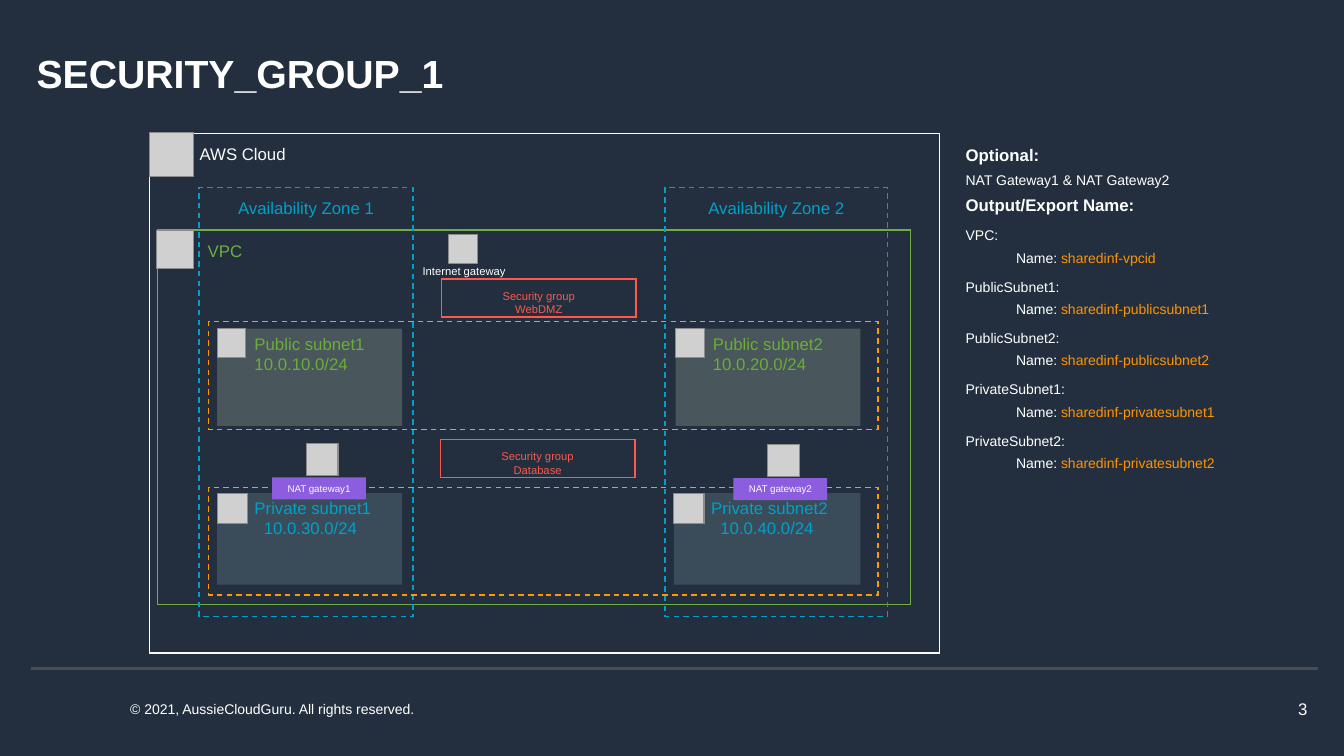
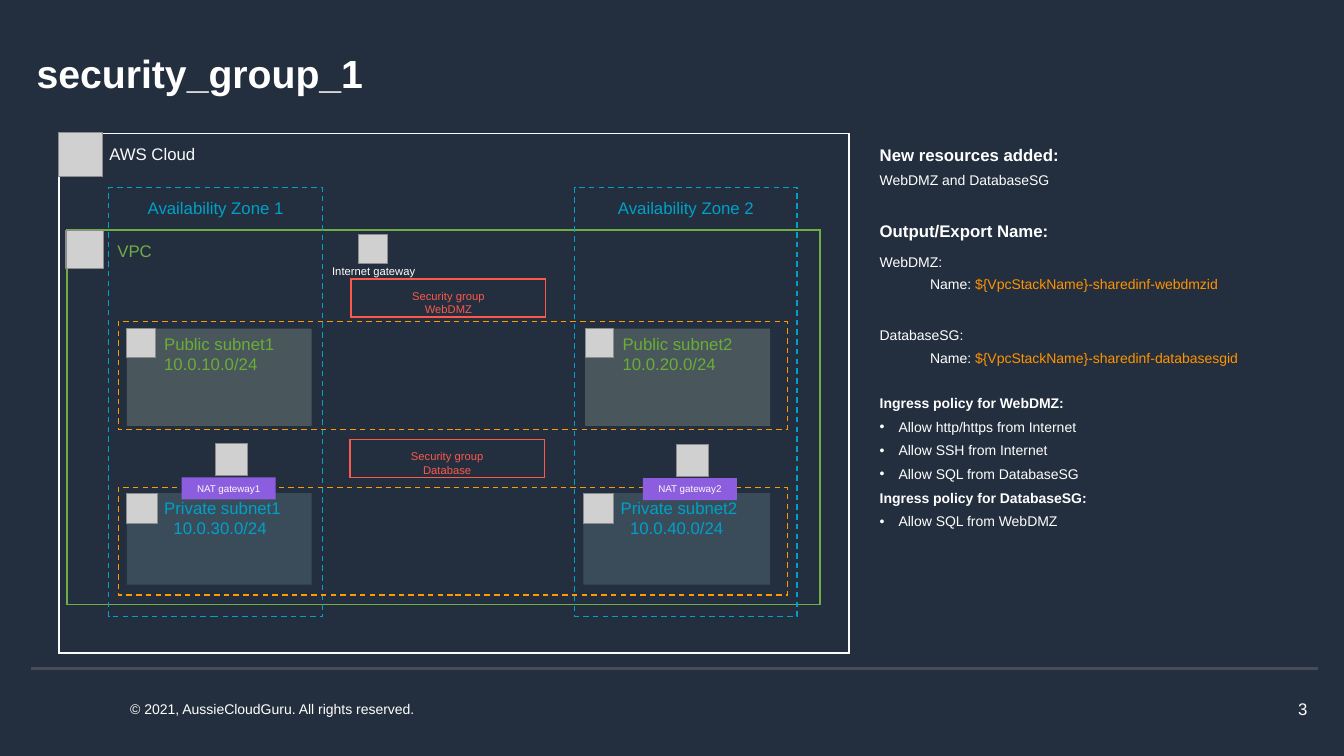
Before and after one commit to andy-pham-aussiecloudguru/myCloudFormation, a slide deck: slide 3 of Infrastructure/Network_Architect.pptx. Drawn at 1344x756 pixels with LibreOffice and Linux fonts; fonts in the diff are those of the drawing; grey boxes stand for pictures; background and template pictures are left out. Boxes give left, top, right and bottom in pixels: in the first picture for what was removed or moved away, otherwise in the second. Text is boxed around its words. In the diff, an @@ line names an element or a change of style, - is before the commit and + after.

```diff
--- a/Infrastructure/Network_Architect.pptx
+++ b/Infrastructure/Network_Architect.pptx
@@ title at [37,59,363,96]: text changed @@
-SECURITY_GROUP_1
+security_group_1
@@ text "New resources added:": place and size @@
-text "New resources added:" at [966,149,1215,471]
+text "New resources added:" at [880,149,1238,529]
@@ text at [880,149,1059,185]: text changed @@
-Optional:
-NAT Gateway1 & NAT Gateway2
+New resources added:
+WebDMZ and DatabaseSG
@@ text at [880,257,1238,529]: text changed; text colour #FF9300 to #FFFFFF @@
-VPC:
-  Name: sharedinf-vpcid
-PublicSubnet1:
-  Name: sharedinf-publicsubnet1
-PublicSubnet2:
-  Name: sharedinf-publicsubnet2
-PrivateSubnet1:
-  Name: sharedinf-privatesubnet1
-PrivateSubnet2:
-  Name: sharedinf-privatesubnet2
+WebDMZ:
+  Name: ${VpcStackName}-sharedinf-webdmzid
+DatabaseSG:
+  Name: ${VpcStackName}-sharedinf-databasesgid
+Ingress policy for WebDMZ:
+• Allow http/https from Internet
+• Allow SSH from Internet
+• Allow SQL from DatabaseSG
+Ingress policy for DatabaseSG:
+• Allow SQL from WebDMZ
@@ 14 rectangles, 9 pictures, 1 text: place and size @@
-14 rectangles, 9 pictures, 1 text at [149,133,940,653]
+14 rectangles, 9 pictures, 1 text at [58,133,849,653]
```
Also in this commit, not shown: 1 other slide changed, 2 slides added.
